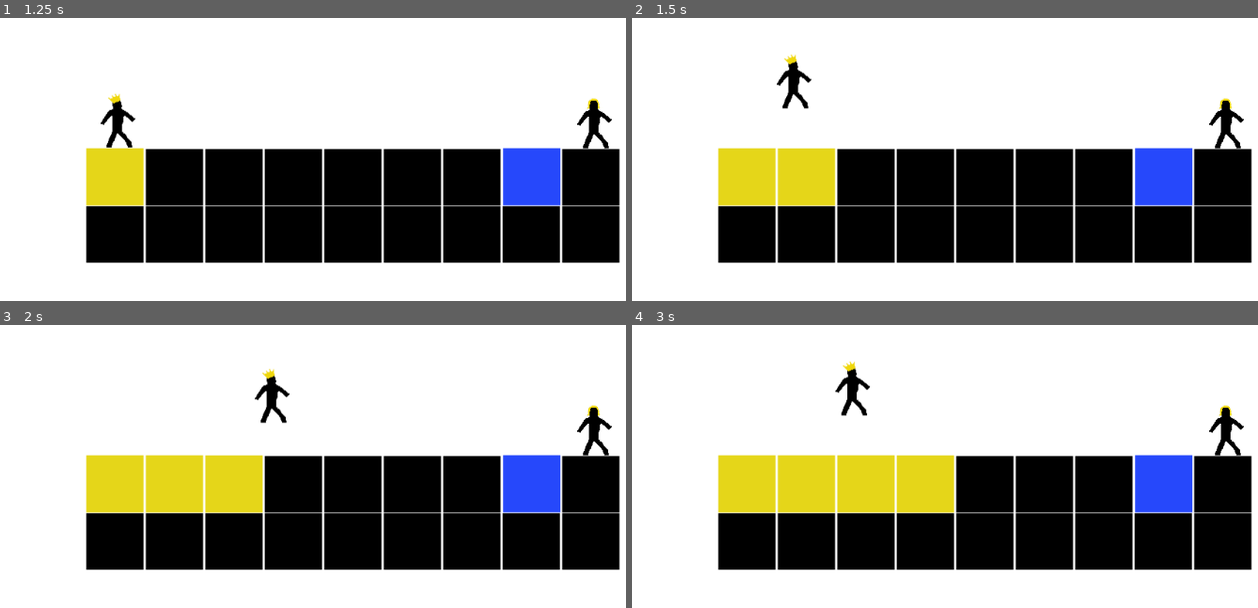
Above: before the commit, frames 1-4 (two rows, left to right).
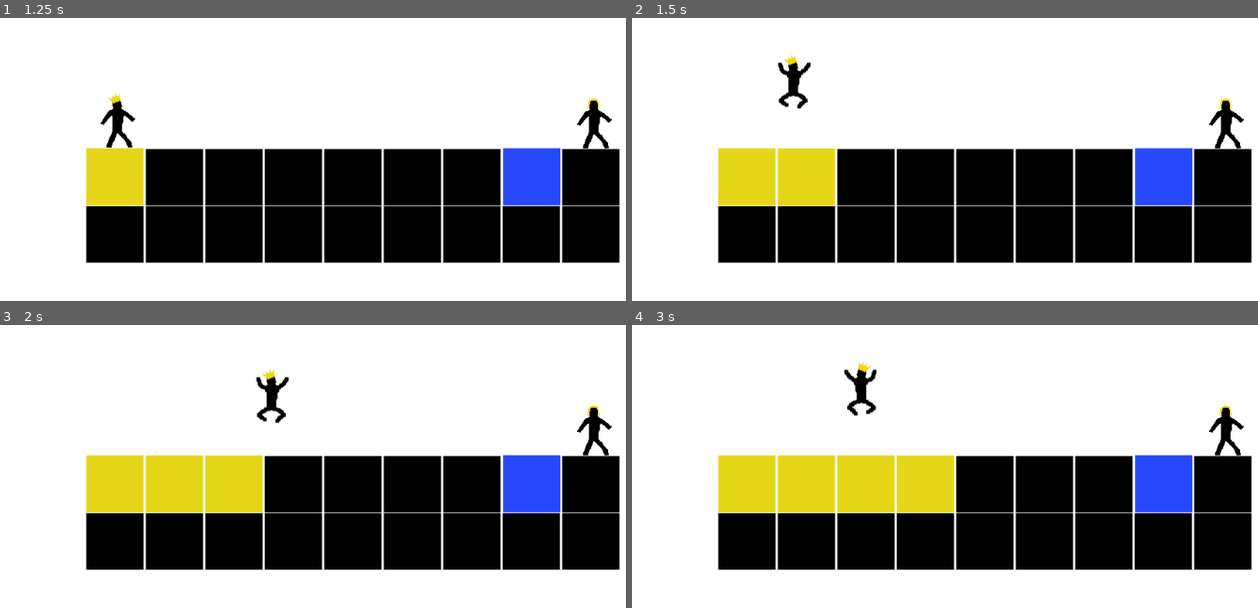
Above: after the commit, the same moments.

Repository: meburns/midas
Game: Godot game, scene res://src/Menu.tscn
The game is run twice, just before and just after one commit, with the same random seed, the same clock (stepped at 60 frames per second) and the same inputs.
Inputs:
- Up to frame 1 (1.25 s): click "START" at 0.5 s
- Up to frame 2 (1.5 s): tap Enter (ui_accept) at 1.25 s; hold Right (move_right) from 1.28 s (still down); tap Space (jump) at 1.35 s
- Up to frame 3 (2 s): keep holding Right (move_right); tap Space (jump) at 1.52, 1.82 s
- Up to frame 4 (3 s): tap R (refresh) at 2.1 s; tap Space (jump) at 2.27, 2.3, 2.57, 2.85 s; release Right (move_right) at 2.78 s; hold A (move_left) from 2.78 s (still down)

Frame 1 is identical in both runs. In frame 2, 0.3% of the frame differs, in the area x 23-29%, y 12-33%; in frame 3, 0.3%; in frame 4, 0.7%, in the area x 32-40%, y 12-33%.

Commit message:
Add midas movement animations

Diff:
--- a/src/Midas.gd
+++ b/src/Midas.gd
@@ -9,6 +9,7 @@
 var _velocity: = Vector2.ZERO
 export var stomp_impulse: = 1000.0
 export var waterTouched: = false
+var waterAnimate: = false
 export var smashable: = false
 export var smashed: = false
 export var frozen: = false
@@ -23,12 +24,14 @@
 # If the user has touched the water block, they can't make blocks turn gold
 func _set_water_touched() -> void:
 	if waterTouched == false:
+		waterAnimate = true
 		waterTouched = true
 		get_node("Sprite").region_rect = Rect2(0, 240, 80, 80) # change to water-1 sprite
 		yield(get_tree().create_timer(0.2), "timeout")
 		get_node("Sprite").region_rect = Rect2(0, 320, 80, 80) # change to water-2 sprite
 		yield(get_tree().create_timer(0.2), "timeout")
 		get_node("Sprite").region_rect = Rect2(0, 80, 80, 80) # change to normal sprite
+		waterAnimate = false
 
 
 func _get_frozen() -> bool:
@@ -55,6 +58,8 @@
 
 
 func _physics_process(delta: float) -> void:
+	if is_on_floor() and waterAnimate == false and smashed == false and frozen == false:
+		get_node("Sprite").region_rect = Rect2(0, 80, 80, 80) # change to normal sprite
 	_check_smashed() # Check if the user should be considered smashed
 	var is_jump_interrupted: = Input.is_action_just_released("jump") and _velocity.y < 0.0
 	var direction: = get_direction()
@@ -71,6 +76,12 @@
 	# If the user is smashed, they can't moved left or right but can still fall
 	if !smashed && !frozen:
 		x_val = Input.get_action_strength("move_right") - Input.get_action_strength("move_left")
+		if (x_val > 0 or x_val < 0) and is_on_floor() == true:
+			get_node("Sprite").region_rect = Rect2(0, 480, 80, 80) # change to run sprite
+			if x_val > 0:
+				get_node("Sprite").set_flip_h(false)
+			if x_val < 0:
+				get_node("Sprite").set_flip_h(true)
 	return Vector2(
 		x_val,
 		-1.0 if Input.is_action_just_pressed("jump") and is_on_floor() and !_get_smashed() else 1.0
@@ -91,6 +102,7 @@
 	if !smashed && !frozen:
 		if direction.y == -1.0:
 			SFX.play("Jump")
+			get_node("Sprite").region_rect = Rect2(0, 400, 80, 80) # change to jump sprite
 			out.y = speed.y * direction.y
 		if is_jump_interrupted:
 			out.y = 0.0
Binary file changed: assets/tileset.png
Not shown, changed: assets/tileset.xcf
